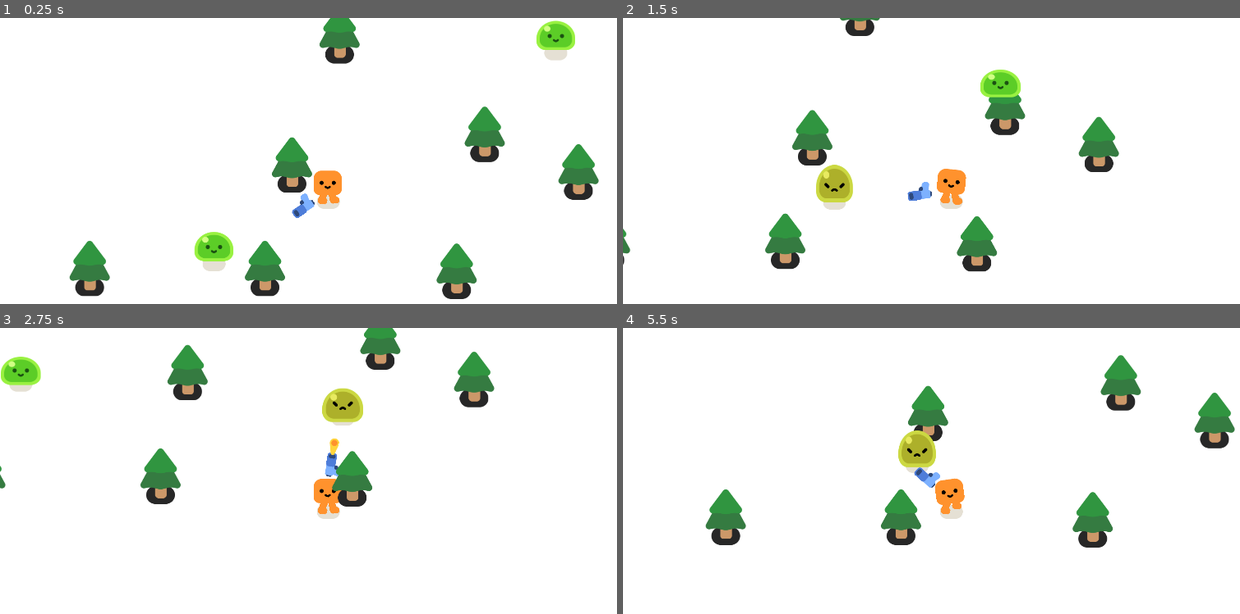
Above: before the commit, frames 1-4 (two rows, left to right).
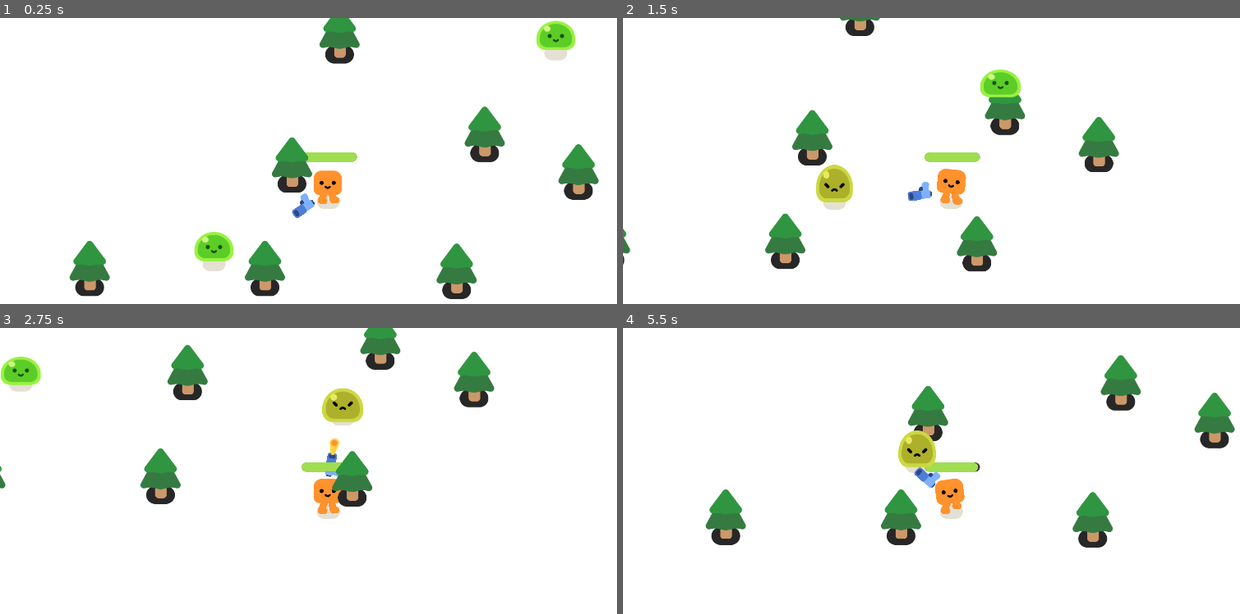
Above: after the commit, the same moments.

Repository: Akapaya/2D-SurvivalGodot
Game: Godot game, scene res://survivors_game.tscn
Same seed, same stepped clock (60 frames per second), same inputs: the game is played once before the commit and once after it.
Inputs:
- Up to frame 1 (0.25 s): no input
- Up to frame 2 (1.5 s): hold D (move_right) 0.53-1.28 s; hold S (move_down) from 1.28 s (still down)
- Up to frame 3 (2.75 s): release S (move_down) at 2.03 s; hold D (move_right) from 2.03 s (still down)
- Up to frame 4 (5.5 s): release D (move_right) at 2.78 s; hold W (move_up) 2.78-3.53 s; hold A (move_left) 3.53-5.03 s; hold S (move_down) from 5.03 s (still down)

The runs differ from the first frame. In frame 1, 0.3% of the frame differs, in the area x 49-58%, y 46-51%; in frame 2, 0.3%, in the area x 48-58%, y 46-51%; in frame 3, 0.2%; in frame 4, 0.3%.

Commit message:
Created the health bar ui
Created the health bar ui

Diff:
--- a/Player.gd
+++ b/Player.gd
@@ -19,5 +19,8 @@
 	var overlapping_mobs = %HurtBox.get_overlapping_bodies()
 	if overlapping_mobs.size() > 0:
 		health -= damage_rate * overlapping_mobs.size() * delta
+
+		%ProgressBar.value = health
+
 		if health <= 0.0:
 			health_depleted.emit()
--- a/Player.tscn
+++ b/Player.tscn
@@ -11,6 +11,20 @@
 [sub_resource type="CapsuleShape2D" id="CapsuleShape2D_ektc5"]
 radius = 37.0
 height = 134.0
+
+[sub_resource type="StyleBoxFlat" id="StyleBoxFlat_vljat"]
+bg_color = Color(0.223529, 0.223529, 0.223529, 0.94902)
+corner_radius_top_left = 35
+corner_radius_top_right = 35
+corner_radius_bottom_right = 35
+corner_radius_bottom_left = 35
+
+[sub_resource type="StyleBoxFlat" id="StyleBoxFlat_a5t1c"]
+bg_color = Color(0.623529, 0.866667, 0.317647, 1)
+corner_radius_top_left = 35
+corner_radius_top_right = 35
+corner_radius_bottom_right = 35
+corner_radius_bottom_left = 35
 
 [node name="Player" type="CharacterBody2D"]
 script = ExtResource("1_wwwnp")
@@ -38,3 +52,14 @@
 position = Vector2(0, -39)
 shape = SubResource("CapsuleShape2D_ektc5")
 debug_color = Color(0.717647, 0, 0.372549, 0.419608)
+
+[node name="ProgressBar" type="ProgressBar" parent="."]
+unique_name_in_owner = true
+offset_left = -79.0
+offset_top = -146.0
+offset_right = 83.0
+offset_bottom = -119.0
+theme_override_styles/background = SubResource("StyleBoxFlat_vljat")
+theme_override_styles/fill = SubResource("StyleBoxFlat_a5t1c")
+value = 100.0
+show_percentage = false
Not shown: 1 places in Player.tscn that only renumber resources
